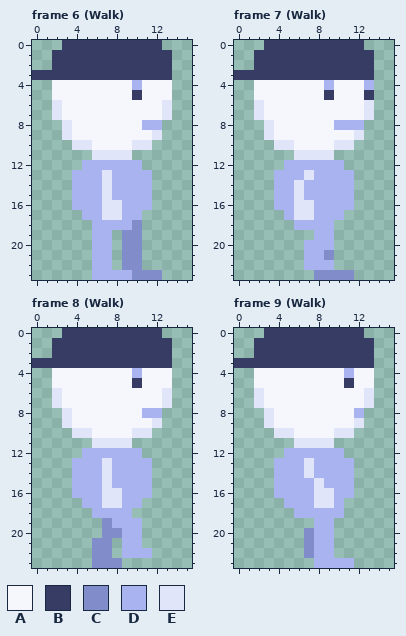
Pixel-art file, stored at assets/art-source/PlayerAnimation.aseprite. The picture above is the old version.
16x24 pixels, 10 frames. Shown: frame 6 (Walk), frame 7 (Walk), frame 8 (Walk), frame 9 (Walk). The commit also changed other frames, which this record leaves out.
Visible layers, top first: "Hat", "Head", "Forelimbs", "Torso", "Backlimbs".
Palette (. is transparent): A #f6f7fd  B #363c63  C #818cca  D #a9b3ef  E #e1e5f9
Pixels before, frame 6 (Walk), first column x 0:
 0 ...BBBBBBBBBB.
 1 ..BBBBBBBBBBBB
 2 ..BBBBBBBBBBBB
 3 BBBBBBBBBBBBBB
 4 ..AAAAAAAADAAA
 5 ..AAAAAAAABAAA
 6 ..EAAAAAAAAAAE
 7 ..EAAAAAAAAAAE
 8 ...EAAAAAAADD.
 9 ...EAAAAAAAAE.
10 ....EEAAAAEE..
11 ......EEEE....
12 .....DDDDDD...
13 ....DDDEDDDD..
14 ....DDDEDDDD..
15 ....DDDEDDDD..
16 ....DDDEEDDD..
17 .....DDEEDD...
18 ......DDDDC...
19 ......DD.CC...
20 ......DD.CC...
21 ......DD.CC...
22 ......DD.CC...
23 ......DDDDCCC.
Pixels before, frame 7 (Walk), first column x 0:
 0 ...BBBBBBBBBB.
 1 ..BBBBBBBBBBBB
 2 ..BBBBBBBBBBBB
 3 BBBBBBBBBBBBBB
 4 ..AAAAAAADAAAD
 5 ..AAAAAAABAAAB
 6 ..EAAAAAAAAAAE
 7 ..EAAAAAAAAAAE
 8 ...EAAAAAADDD.
 9 ...EAAAAAAAAE.
10 ....EEAAAAEE..
11 ......EEEE....
12 .....DDDDDD...
13 ....DDDEDDDD..
14 ....DDEDDDDD..
15 ....DDEDDDDD..
16 ....DDEEDDDD..
17 .....DEEDDD...
18 ......DDDD....
19 ........DD....
20 .......DDD....
21 .......DDC....
22 .......DDD....
23 ........CCCC..
Pixels before, frame 8 (Walk), first column x 0:
 0 ...BBBBBBBBBB.
 1 ..BBBBBBBBBBBB
 2 ..BBBBBBBBBBBB
 3 BBBBBBBBBBBBBB
 4 ..AAAAAAAADAAA
 5 ..AAAAAAAABAAA
 6 ..EAAAAAAAAAAE
 7 ..EAAAAAAAAAAE
 8 ...EAAAAAAADD.
 9 ...EAAAAAAAAE.
10 ....EEAAAAEE..
11 ......EEEE....
12 .....DDDDDD...
13 ....DDDEDDDD..
14 ....DDDEDDDD..
15 ....DDDEDDDD..
16 ....DDDEEDDD..
17 .....DDEEDD...
18 ......DDDD....
19 .......CDDD...
20 .......CCDD...
21 ......CC.DD...
22 ......CC.DDD..
23 ......CCC.....
Pixels before, frame 9 (Walk), first column x 0:
 0 ...BBBBBBBBBB.
 1 ..BBBBBBBBBBBB
 2 ..BBBBBBBBBBBB
 3 BBBBBBBBBBBBBB
 4 ..AAAAAAAAADAA
 5 ..AAAAAAAAABAA
 6 ..EAAAAAAAAAAE
 7 ..EAAAAAAAAAAE
 8 ...EAAAAAAAAD.
 9 ...EAAAAAAAAE.
10 ....EEAAAAEE..
11 ......EEEE....
12 .....DDDDDD...
13 ....DDDEDDDD..
14 ....DDDEDDDD..
15 ....DDDDEDDD..
16 ....DDDDEEDD..
17 .....DDDEED...
18 ......DDDDD...
19 ........DD....
20 .......CDD....
21 .......CDD....
22 .......CDD....
23 ........DDDD..
After the commit:
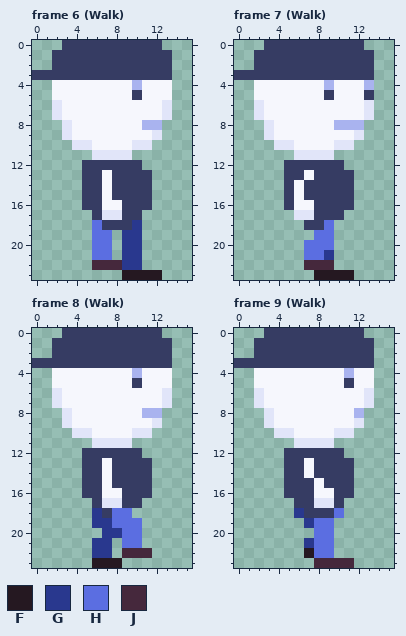
Colours new in this view: F #251821  G #29388e  H #5b6ee1  J #45283c
The commit says: Update player sprite; fix accidental infinite jump
The exact change:
Frame 6 (Walk), layers "Forelimbs", "Torso", "Backlimbs":
Colour E becomes colour A in rows 13 to 15 at x 7; in row 16 at x 7 to 8.
Colour D becomes colour B in row 12 at x 5 to 10; in rows 13 to 15 at x 5 to 6 and 8 to 11; in row 16 at x 5 to 6 and 9 to 11; in row 17 at x 6 and 9 to 10; in row 18 at x 7 to 9.
Colour C becomes colour F in row 23 at x 10 to 12.
Colour D becomes colour F in row 23 at x 9.
Colour C becomes colour G in row 18 at x 10; in rows 19 to 22 at x 9 to 10.
Colour D becomes colour H in row 18 at x 6; in rows 19 to 21 at x 6 to 7.
The author put colour J in row 22 at x 8.
Colour D becomes colour J in row 22 at x 6 to 7.
The edit erases colour D in rows 13 to 16 at x 4; in row 17 at x 5; in row 23 at x 6 to 8.
Frame 7 (Walk), layers "Forelimbs", "Torso", "Backlimbs":
Colour E becomes colour A in row 13 at x 7; in rows 14 to 15 at x 6; in row 16 at x 6 to 7.
Colour D becomes colour B in row 12 at x 5 to 10; in row 13 at x 5 to 6 and 8 to 11; in rows 14 to 15 at x 5 and 7 to 11; in row 16 at x 5 and 8 to 11; in row 17 at x 8 to 10; in row 18 at x 7 to 8.
Colour C becomes colour F in row 23 at x 8 to 11.
Colour C becomes colour G in row 21 at x 9.
Colour D becomes colour H in row 18 at x 9; in row 19 at x 8 to 9; in row 20 at x 7 to 9; in row 21 at x 7 to 8.
Colour D becomes colour J in row 22 at x 7 to 9.
The edit erases colour D in rows 13 to 16 at x 4; in row 17 at x 5; in row 18 at x 6.
Frame 8 (Walk), layers "Forelimbs", "Torso", "Backlimbs":
Colour E becomes colour A in rows 13 to 15 at x 7; in row 16 at x 7 to 8.
Colour D becomes colour B in row 12 at x 5 to 10; in rows 13 to 15 at x 5 to 6 and 8 to 11; in row 16 at x 5 to 6 and 9 to 11; in row 17 at x 6 and 9 to 10; in row 18 at x 7.
Colour C becomes colour F in row 23 at x 6 to 8.
The author put colour G in row 19 at x 6.
Colour C becomes colour G in row 19 at x 7; in row 20 at x 7 to 8; in rows 21 to 22 at x 6 to 7.
Colour D becomes colour G in row 18 at x 6.
Colour D becomes colour H in row 18 at x 8 to 9; in row 19 at x 8 to 10; in rows 20 to 21 at x 9 to 10.
Colour D becomes colour J in row 22 at x 9 to 11.
The edit erases colour D in rows 13 to 16 at x 4; in row 17 at x 5.
Frame 9 (Walk), layers "Forelimbs", "Torso", "Backlimbs":
Colour E becomes colour A in rows 13 to 14 at x 7; in row 15 at x 8; in row 16 at x 8 to 9.
Colour D becomes colour B in row 12 at x 5 to 10; in rows 13 to 14 at x 5 to 6 and 8 to 11; in row 15 at x 5 to 7 and 9 to 11; in row 16 at x 5 to 7 and 10 to 11; in row 17 at x 6 to 7 and 10; in row 18 at x 7 to 9.
Colour C becomes colour F in row 22 at x 7.
The author put colour G in row 19 at x 7.
Colour C becomes colour G in row 21 at x 7.
Colour D becomes colour G in row 18 at x 6.
Colour D becomes colour H in row 18 at x 10; in rows 19 to 22 at x 8 to 9.
Colour D becomes colour J in row 23 at x 8 to 11.
The edit erases colour C in row 20 at x 7.
The edit erases colour D in rows 13 to 16 at x 4; in row 17 at x 5.
Changed places in both pictures, as pixel boxes (x1, y1, x2, y2):
changed: (72, 160, 162, 280)
changed: (274, 160, 354, 280)
changed: (72, 448, 152, 568)
changed: (274, 448, 354, 568)
